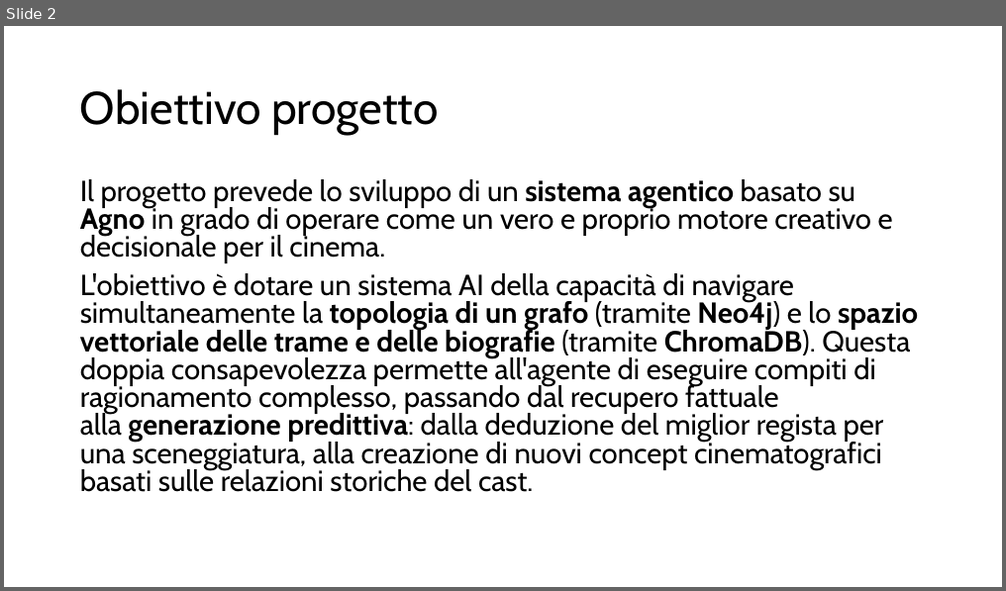
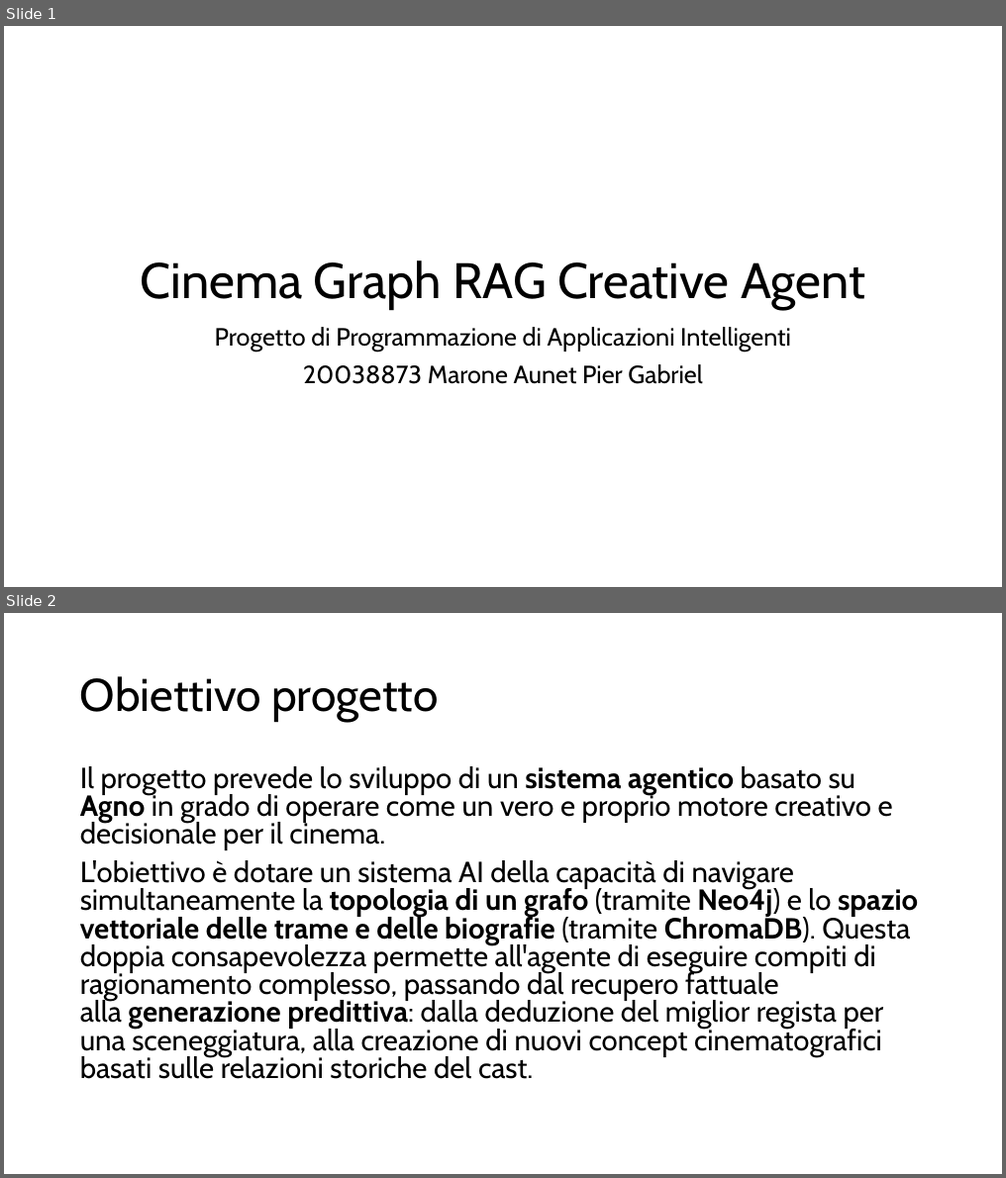
Before and after one commit to piermarone22/ProgettoAgenticAI-CinemaGraphRAG, a slide deck: Presentazione/Progetto_AgenticAI.pptx. Shown one above the other, each under a label of ours: slide 2 before the commit, slides 1 and 2 after it. The pictures are 1006x591 and 1006x1178 pixels, drawn with LibreOffice and Linux fonts; fonts in the diff are those of the drawing. Boxes give left, top, right and bottom in pixels: in the first picture for what was removed or moved away, otherwise in the second. Text is boxed around its words. In the diff, an @@ line names an element or a change of style, - is before the commit and + after.

```diff
--- a/Presentazione/Progetto_AgenticAI.pptx
+++ b/Presentazione/Progetto_AgenticAI.pptx
@@ slide 1 added at [4,26,1002,587], background #FFFFFF @@
@@ title added at [140,261,865,309], 48 pt, text #000000 @@
+Cinema Graph RAG Creative Agent
@@ subtitle added at [215,327,791,384], 24 pt, text #000000 @@
+Progetto di Programmazione di Applicazioni Intelligenti
+20038873 Marone Aunet Pier Gabriel
```
Also in this commit, not shown: 3 slides changed, 5 other slides added, 3 slides removed, 10 other files.
